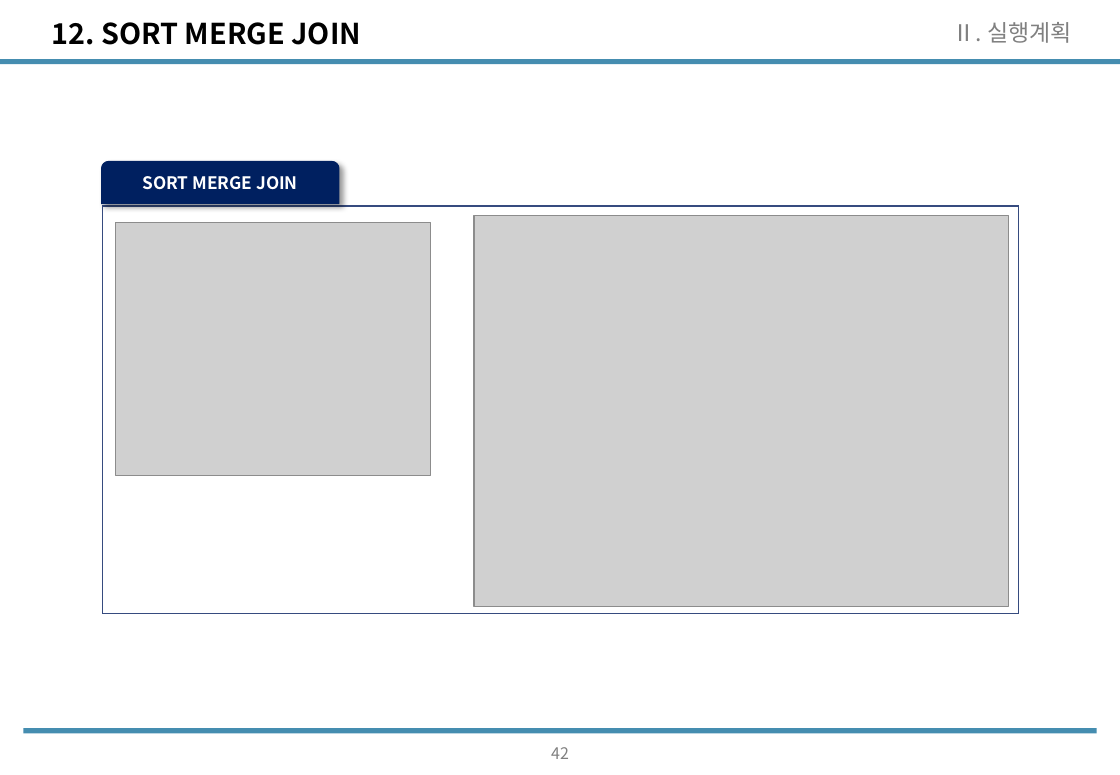
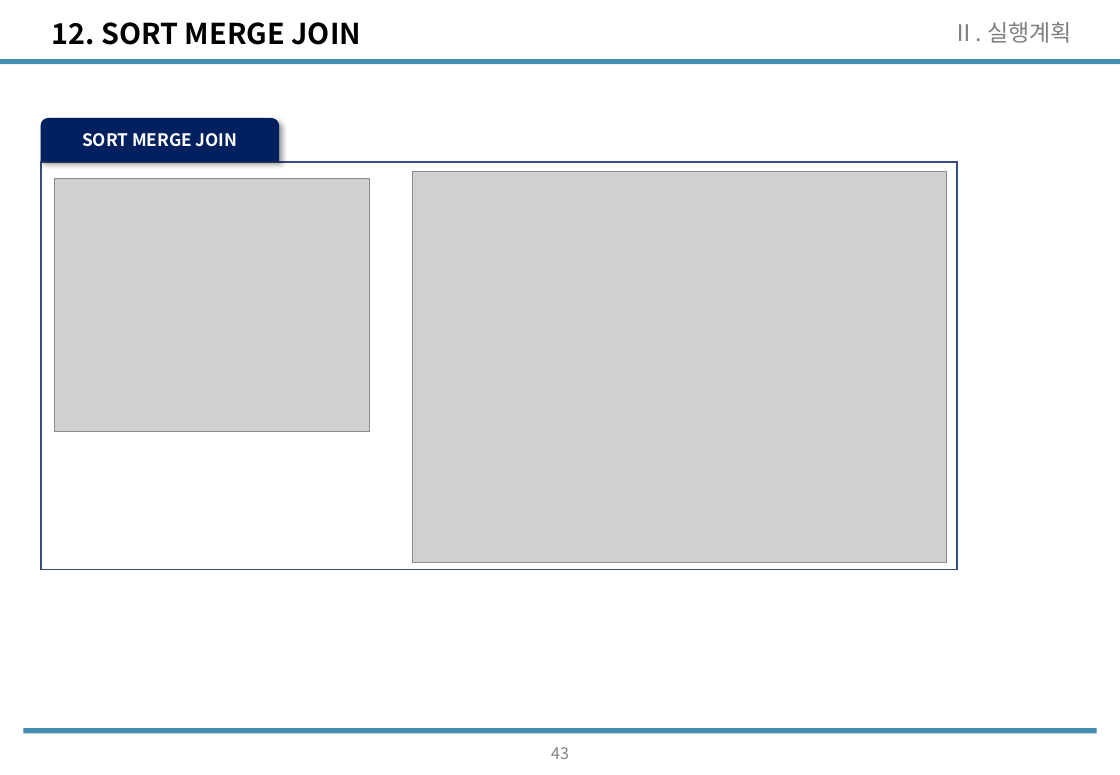
Before and after one commit to wooseok1152/SQL, a slide deck: slide 44 of SQL_seminar/SQL중상급활용_CH2.pptx (slide 43 before the commit). Drawn at 1120x775 pixels with LibreOffice and Linux fonts; fonts in the diff are those of the drawing; grey boxes stand for pictures. Boxes give left, top, right and bottom in pixels: in the first picture for what was removed or moved away, otherwise in the second. Text is boxed around its words. In the diff, an @@ line names an element or a change of style, - is before the commit and + after.

```diff
--- a/SQL_seminar/SQL중상급활용_CH2.pptx
+++ b/SQL_seminar/SQL중상급활용_CH2.pptx
@@ freeform shape "SORT MERGE JOIN": place and size @@
-freeform shape "SORT MERGE JOIN" at <box>101,161,339,204</box>
+freeform shape "SORT MERGE JOIN" at <box>41,119,279,161</box>
@@ 2 pictures, 1 rectangle: place and size @@
-2 pictures, 1 rectangle at <box>102,206,1019,613</box>
+2 pictures, 1 rectangle at <box>41,162,958,570</box>
@@ page number at <box>551,747,569,759</box>: text changed @@
-42
+43
```
Also in this commit, not shown: 7 other slides changed, 1 slide added, 3 other files.
